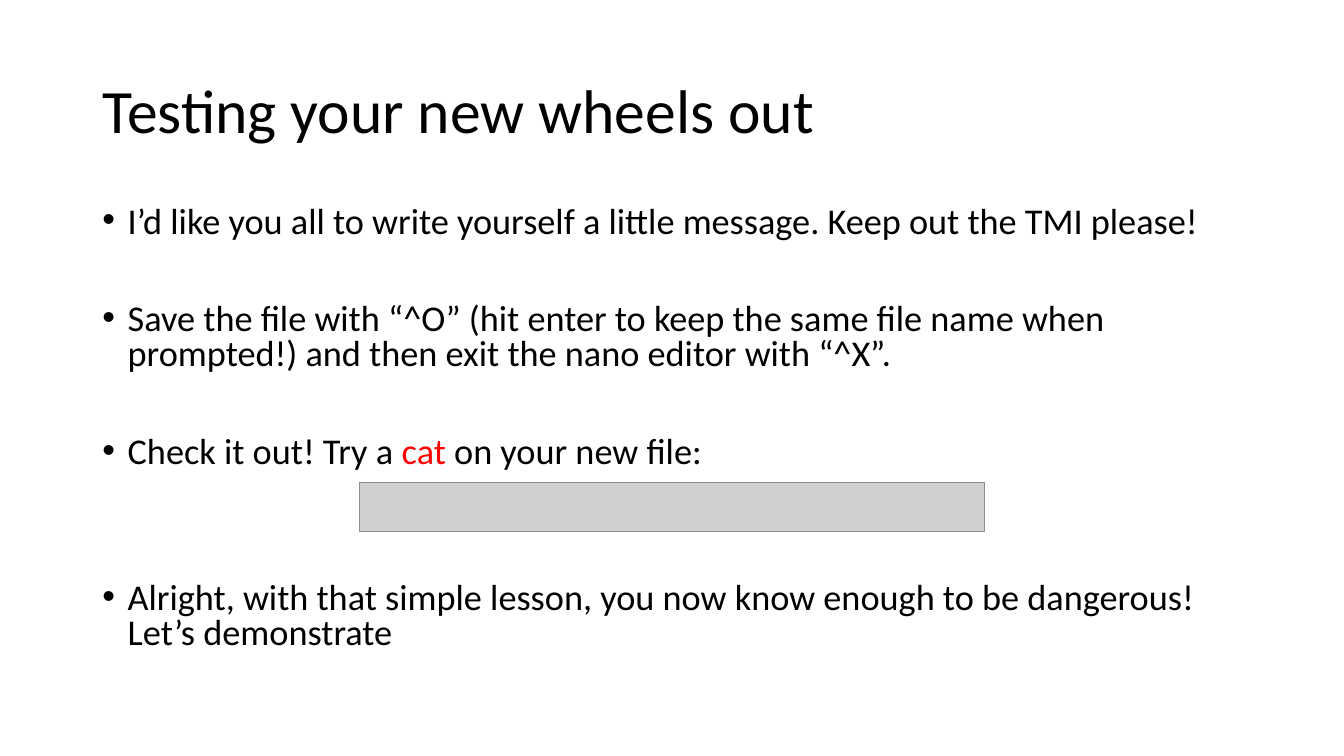
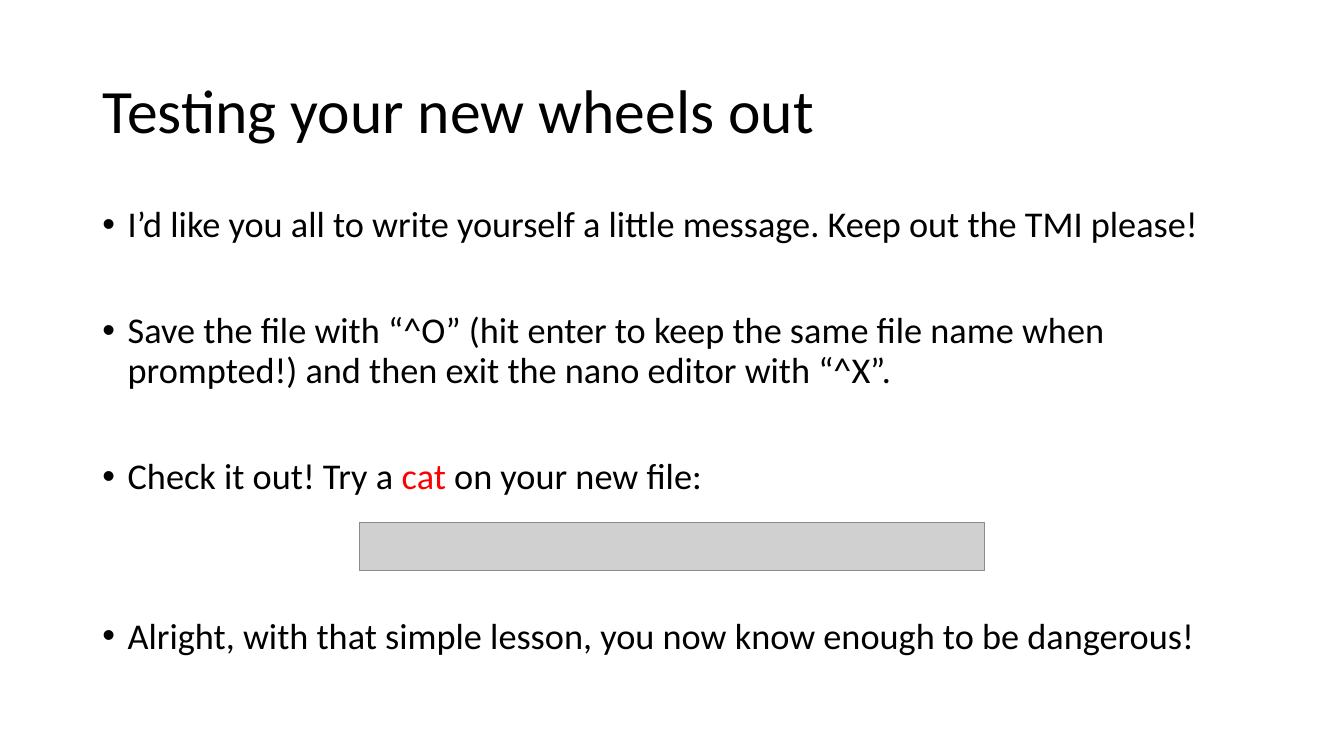
Before and after one commit to haibol2016/BioinformaticsTrainingWorkshop, a slide deck: slide 24 of 1.Unix/presentations/intro_to_unix_command_line.pptx (slide 22 before the commit). Drawn at 1344x756 pixels with LibreOffice and Linux fonts; fonts in the diff are those of the drawing; grey boxes stand for pictures. Boxes give left, top, right and bottom in pixels: in the first picture for what was removed or moved away, otherwise in the second. Text is boxed around its words. In the diff, an @@ line names an element or a change of style, - is before the commit and + after.

```diff
--- a/1.Unix/presentations/intro_to_unix_command_line.pptx
+++ b/1.Unix/presentations/intro_to_unix_command_line.pptx
@@ text at [128, 211, 1198, 495]: line spacing 0.8 to 0.9 @@
@@ picture: place and size @@
-picture at [360, 483, 985, 531]
+picture at [360, 522, 985, 571]
@@ text at [128, 623, 1193, 656]: text changed @@
-• Alright, with that simple lesson, you now know enough to be dangerous! Let’s demonstrate
+• Alright, with that simple lesson, you now know enough to be dangerous!
```
Also in this commit, not shown: 8 other slides changed, 5 slides added, 3 other files.
